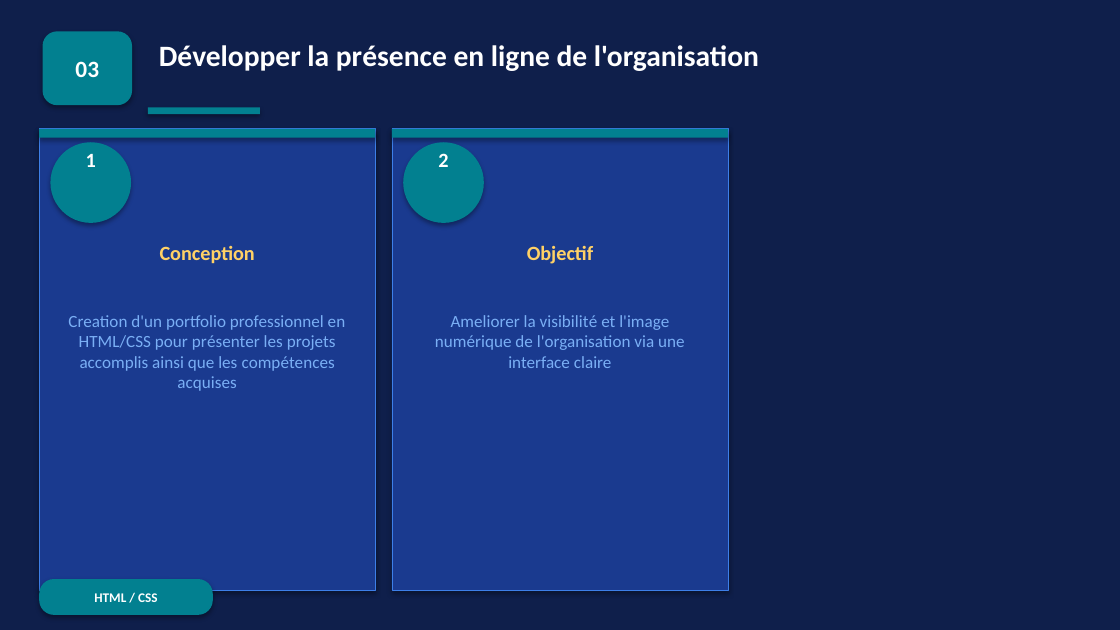
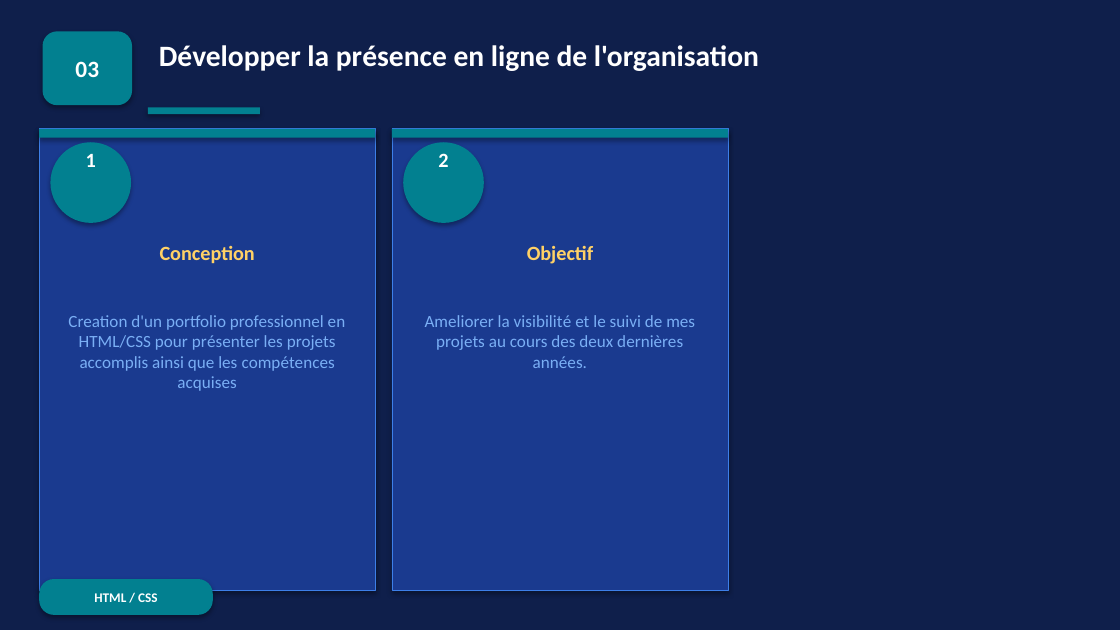
Before and after one commit to Kevincrl/kevincrl.github.io, a slide deck: slide 7 of Compte_Rendu/Presentation_bts_final.pptx. Drawn at 1120x630 pixels with LibreOffice and Linux fonts; fonts in the diff are those of the drawing. Boxes give left, top, right and bottom in pixels: in the first picture for what was removed or moved away, otherwise in the second. Text is boxed around its words. In the diff, an @@ line names an element or a change of style, - is before the commit and + after.

Commit message:
10/05

```diff
--- a/Compte_Rendu/Presentation_bts_final.pptx
+++ b/Compte_Rendu/Presentation_bts_final.pptx
@@ text at (425, 315, 695, 368): text changed @@
-Ameliorer la visibilité et l'image numérique de l'organisation via une interface claire
+Ameliorer la visibilité et le suivi de mes projets au cours des deux dernières années.
```
Also in this commit, not shown: 2 other slides changed.
